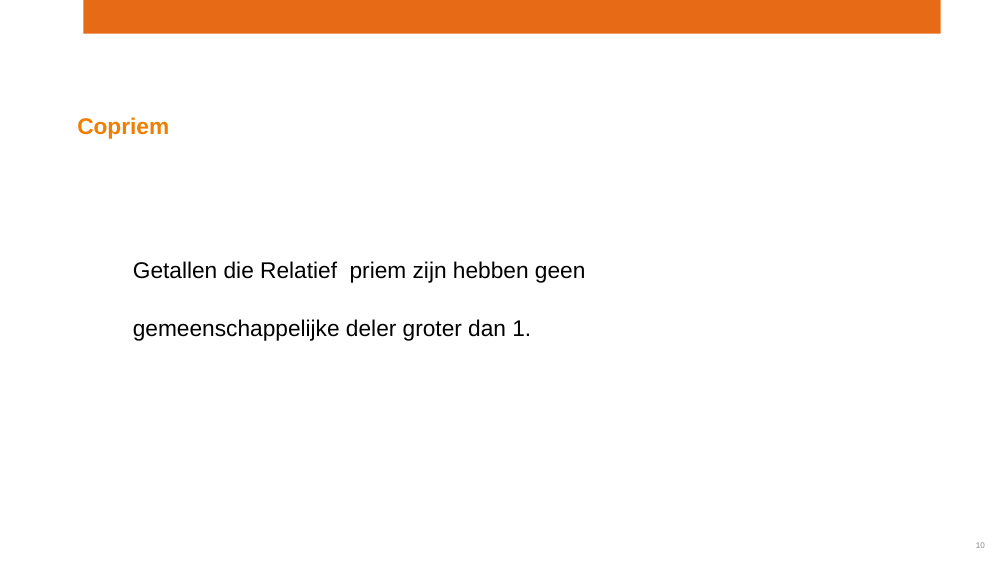
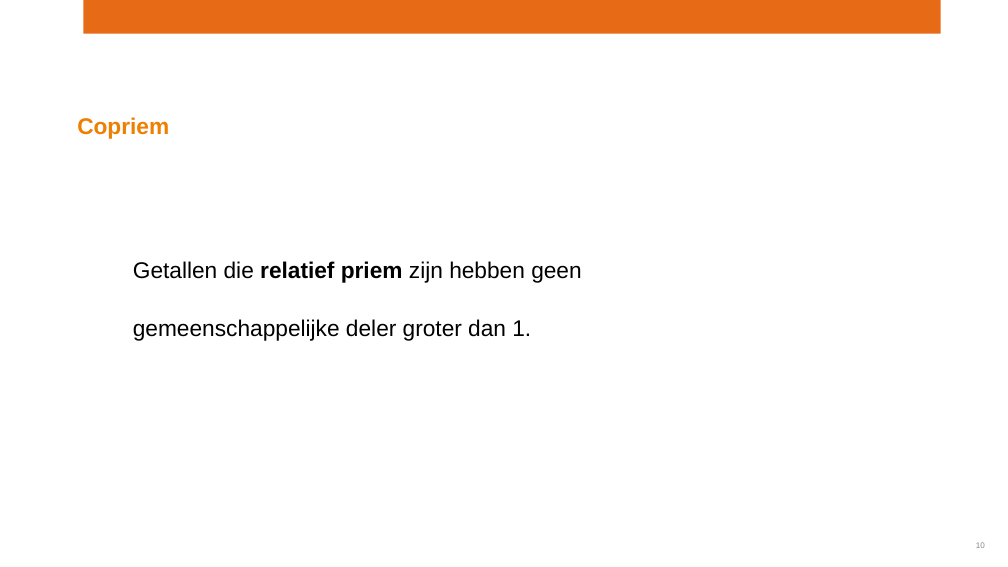
Before and after one commit to hanzetechnasium/geheim, a slide deck: slide 10 of Technasium-Dag-2-Presentatie-1-Begin-Wiskunde-Priem en modulo.pptx. Drawn at 1008x567 pixels with LibreOffice and Linux fonts; fonts in the diff are those of the drawing; background and template pictures are left out. Boxes give left, top, right and bottom in pixels: in the first picture for what was removed or moved away, otherwise in the second. Text is boxed around its words. In the diff, an @@ line names an element or a change of style, - is before the commit and + after.

```diff
--- a/Technasium-Dag-2-Presentatie-1-Begin-Wiskunde-Priem en modulo.pptx
+++ b/Technasium-Dag-2-Presentatie-1-Begin-Wiskunde-Priem en modulo.pptx
@@ text at (133, 261, 581, 341): text changed @@
-Getallen die Relatief priem zijn hebben geen gemeenschappelijke deler groter dan 1.
+Getallen die relatief priem zijn hebben geen gemeenschappelijke deler groter dan 1.
```
Also in this commit, not shown: 4 other slides changed, 1 slide added, 1 slide removed, 3 other files.
